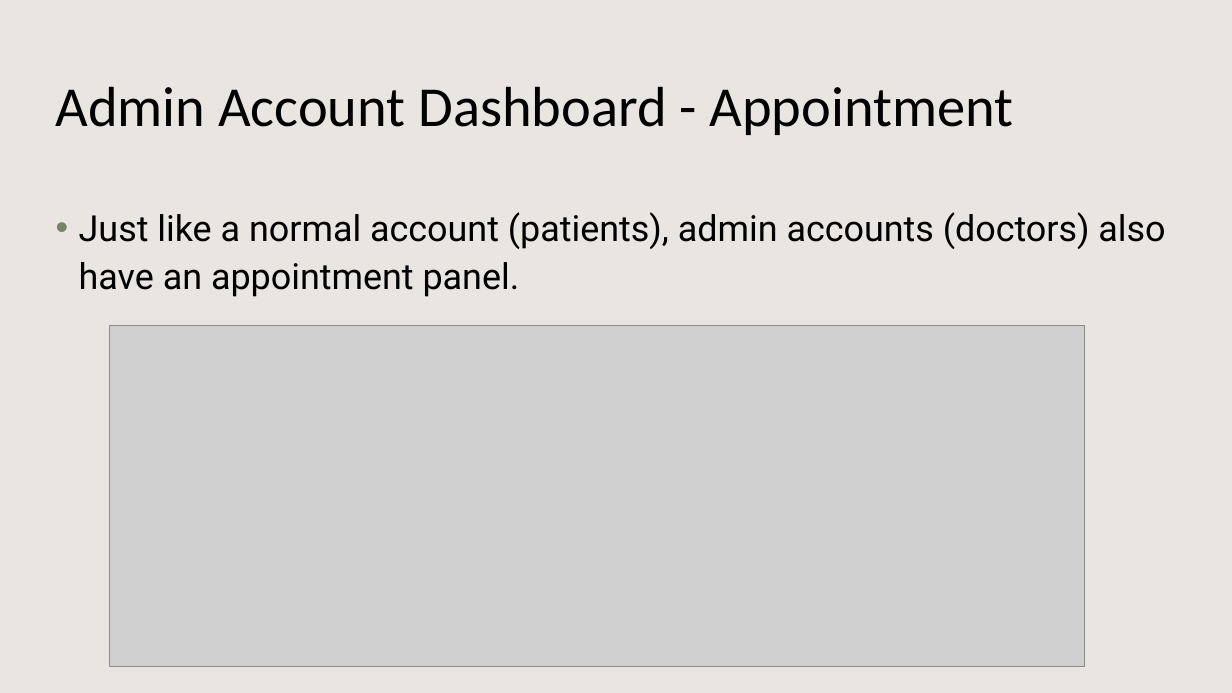
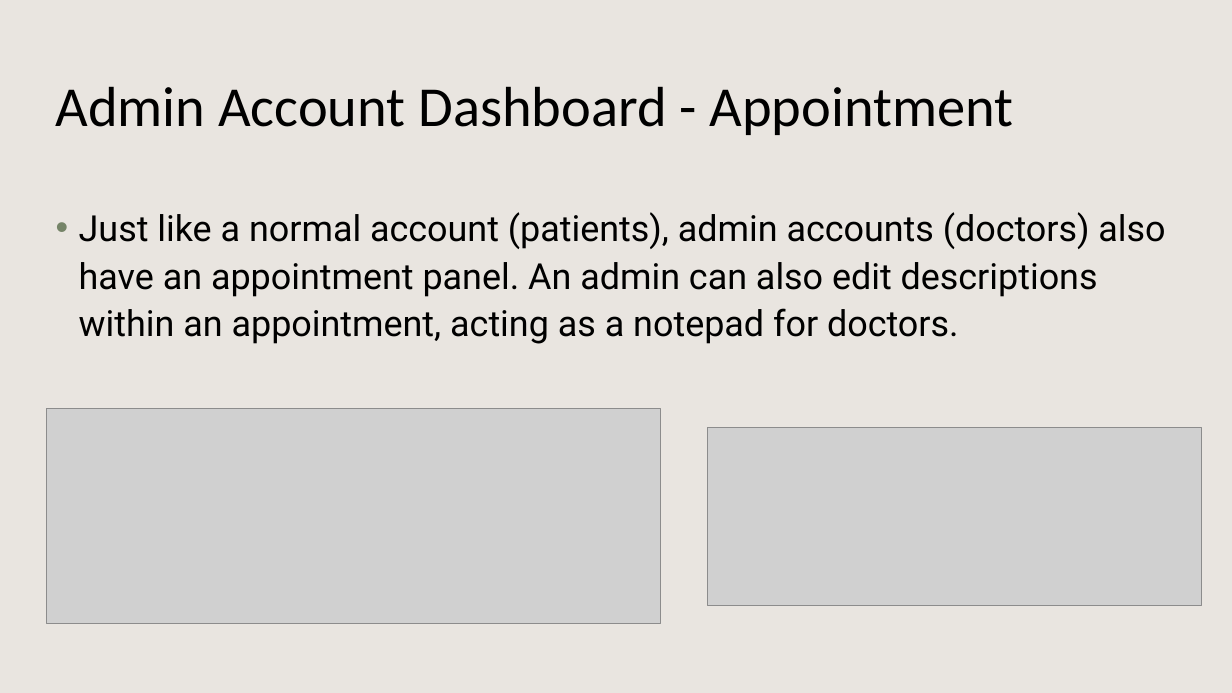
Before and after one commit to Kaylaheady/webDevPortalAndScheduling, a slide deck: slide 8 of docs/Online Appointment and Record System Demo.pptx (slide 5 before the commit). Drawn at 1232x693 pixels with LibreOffice and Linux fonts; fonts in the diff are those of the drawing; grey boxes stand for pictures; background and template pictures are left out. Boxes give left, top, right and bottom in pixels: in the first picture for what was removed or moved away, otherwise in the second. Text is boxed around its words. In the diff, an @@ line names an element or a change of style, - is before the commit and + after.

```diff
--- a/docs/Online Appointment and Record System Demo.pptx
+++ b/docs/Online Appointment and Record System Demo.pptx
@@ text at [79,212,1165,344]: text changed @@
-• Just like a normal account (patients), admin accounts (doctors) also have an appointment panel.
+• Just like a normal account (patients), admin accounts (doctors) also have an appointment panel. An admin can also edit descriptions within an appointment, acting as a notepad for doctors.
@@ picture: place and size @@
-picture at [109,325,1085,666]
+picture at [46,409,661,624]
@@ picture added at [708,427,1202,605] @@
```
Also in this commit, not shown: 1 other slide changed, 3 slides added.
